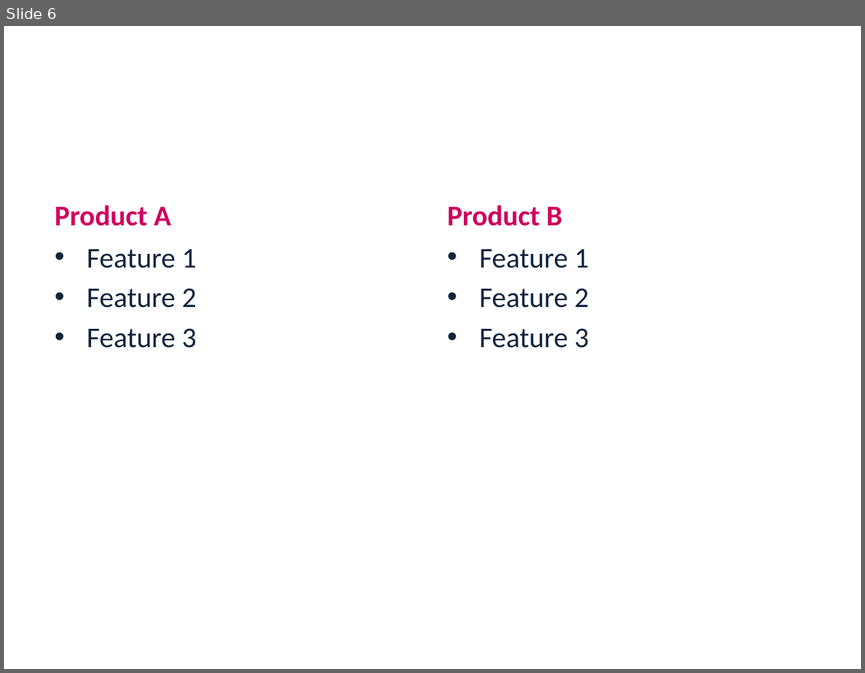
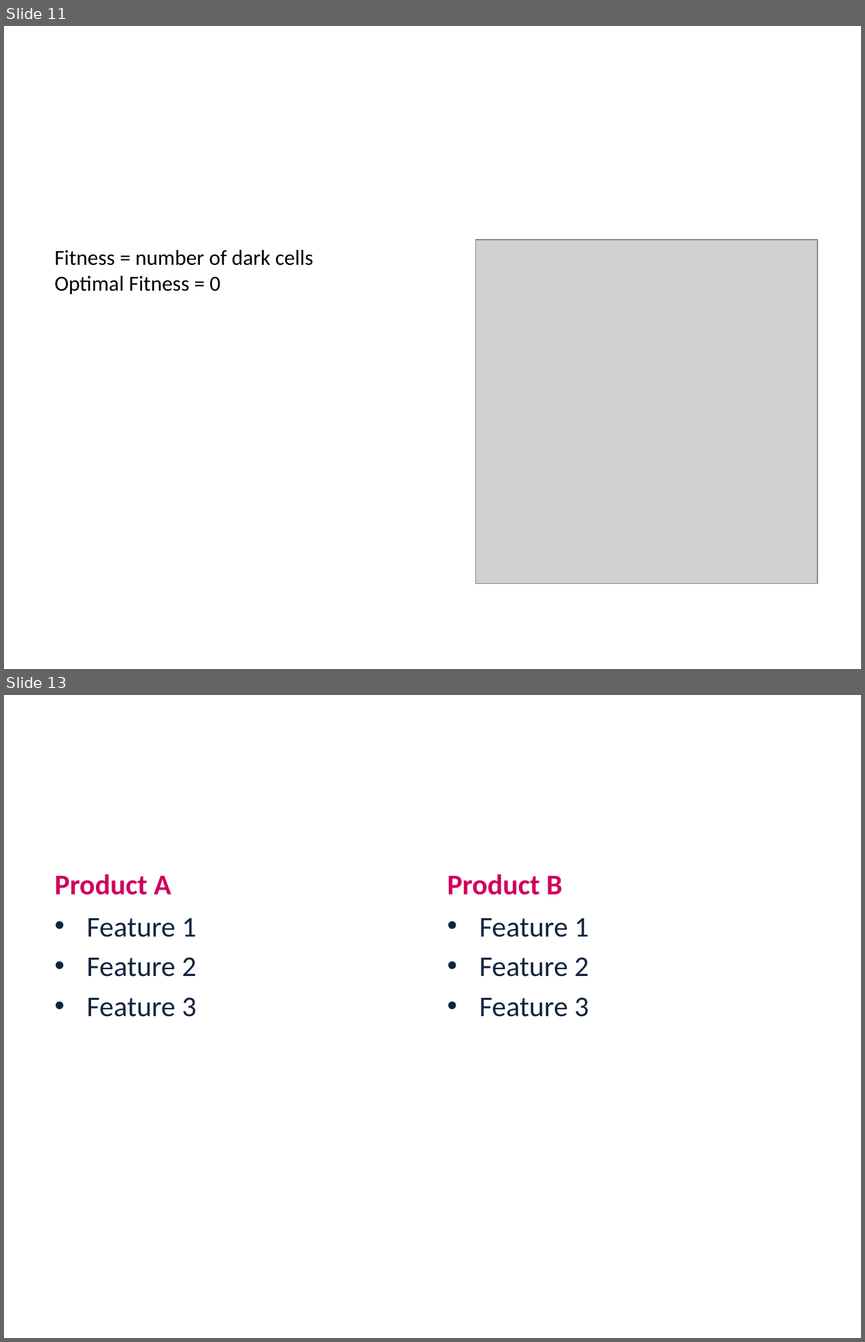
Before and after one commit to LironAvr/EvolutionaryLightsUp, a slide deck: presentation.pptx. Shown one above the other, each under a label of ours: slide 6 before the commit, slides 11 and 13 after it; the slides between them are not shown. The pictures are 865x673 and 865x1342 pixels, drawn with LibreOffice and Linux fonts; fonts in the diff are those of the drawing; grey boxes stand for pictures; background and template pictures are left out. Boxes give left, top, right and bottom in pixels: in the first picture for what was removed or moved away, otherwise in the second. Text is boxed around its words. In the diff, an @@ line names an element or a change of style, - is before the commit and + after.

```diff
--- a/presentation.pptx
+++ b/presentation.pptx
@@ slide 11 added at [4, 26, 861, 669], background picture (left out) @@
@@ title added at [46, 89, 817, 132], 32.4 pt, text #FFFFFF @@
+Fitness
@@ text added at [54, 250, 313, 294], 18 pt, text #000000 @@
+Fitness = number of dark cells
+Optimal Fitness = 0
@@ picture added at [475, 240, 817, 583] @@
@@ what was slide 6 is now slide 13 @@
```
Also in this commit, not shown: 7 other slides added, 1 slide removed.
